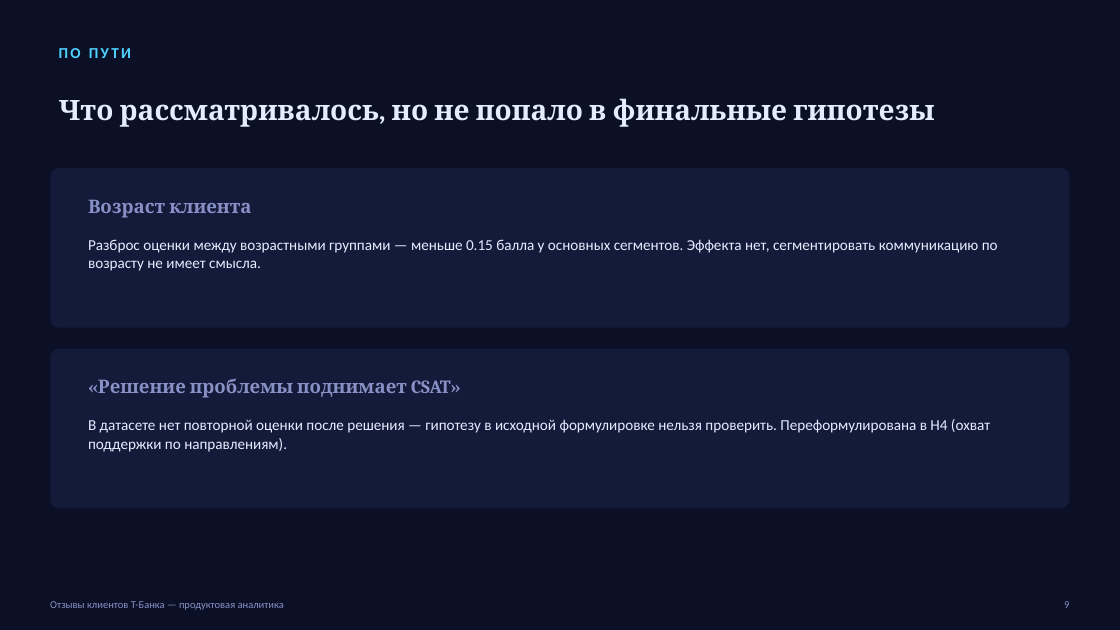
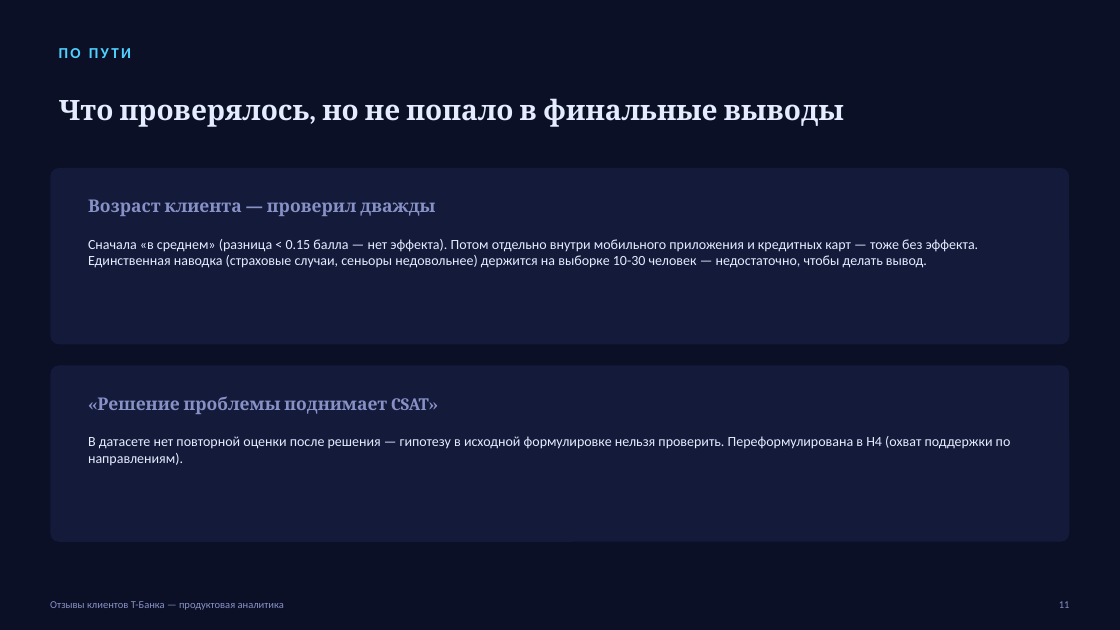
Before and after one commit to kruasanchikk1/tbank-reviews-analysis, a slide deck: slide 11 of tbank_reviews_presentation.pptx (slide 9 before the commit). Drawn at 1120x630 pixels with LibreOffice and Linux fonts; fonts in the diff are those of the drawing. Boxes give left, top, right and bottom in pixels: in the first picture for what was removed or moved away, otherwise in the second. Text is boxed around its words. In the diff, an @@ line names an element or a change of style, - is before the commit and + after.

```diff
--- a/tbank_reviews_presentation.pptx
+++ b/tbank_reviews_presentation.pptx
@@ text at (59,98,844,127): text changed @@
-Что рассматривалось, но не попало в финальные гипотезы
+Что проверялось, но не попало в финальные выводы
@@ rounded rectangle: place and size @@
-rounded rectangle at (50,168,1070,328)
+rounded rectangle at (50,168,1070,344)
@@ rounded rectangle at (50,168,1070,344): proportions changed @@
@@ text at (88,199,435,216): text changed; size 16 to 15 pt @@
-Возраст клиента
+Возраст клиента — проверил дважды
@@ text at (88,239,979,268): text changed; size 13 to 12 pt @@
-Разброс оценки между возрастными группами — меньше 0.15 балла у основных сегментов. Эффекта нет, сегментировать коммуникацию по возрасту не имеет смысла.
+Сначала «в среднем» (разница < 0.15 балла — нет эффекта). Потом отдельно внутри мобильного приложения и кредитных карт — тоже без эффекта. Единственная наводка (страховые случаи, сеньоры недовольнее) держится на выборке 10-30 человек — недостаточно, чтобы делать вывод.
@@ rounded rectangle at (50,365,1070,542): proportions changed @@
@@ rounded rectangle: place and size @@
-rounded rectangle at (50,349,1070,508)
+rounded rectangle at (50,365,1070,542)
@@ text "«Решение проблемы поднимает CSAT»": place and size @@
-text "«Решение проблемы поднимает CSAT»" at (98,378,461,398)
+text "«Решение проблемы поднимает CSAT»" at (97,396,438,414)
@@ text "«Решение проблемы поднимает CSAT»" at (97,396,438,414): size 16 to 15 pt @@
@@ text "В датасете нет повторной оценки ...": place and size @@
-text "В датасете нет повторной оценки ..." at (88,419,990,452)
+text "В датасете нет повторной оценки ..." at (88,436,1011,466)
@@ text "В датасете нет повторной оценки ..." at (88,436,1011,466): size 13 to 12 pt @@
@@ text at (1059,601,1070,608): text changed @@
-9
+11
```
Also in this commit, not shown: 7 other slides changed, 6 slides added, 4 slides removed, 14 other files.
